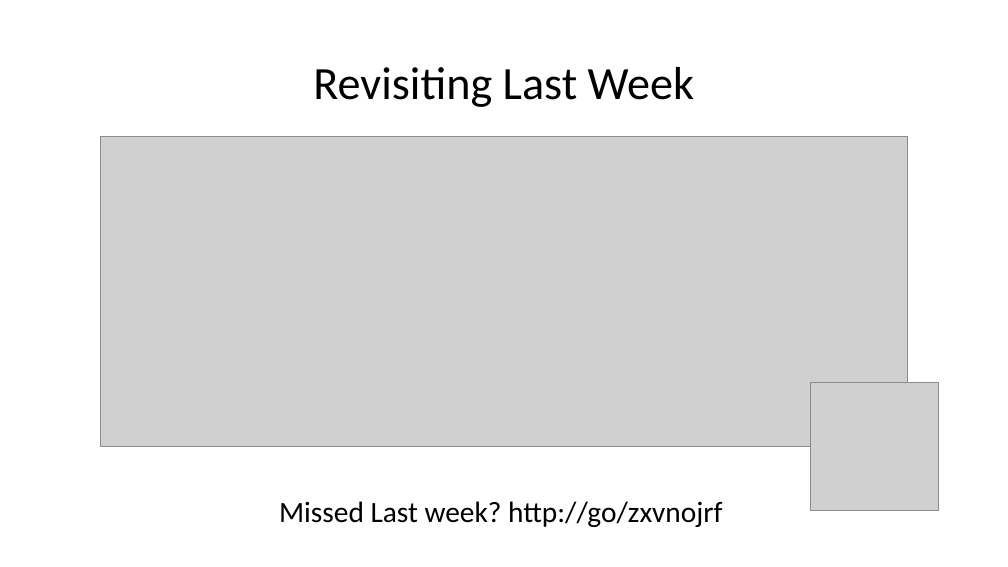
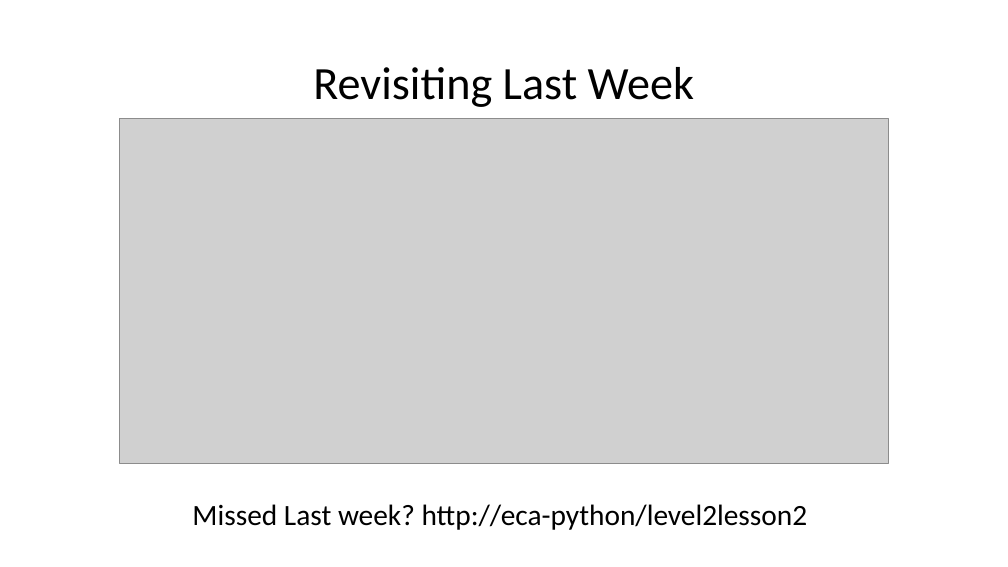
Before and after one commit to wilkotom/python_examples, a slide deck: slide 2 of Python Level 2/Lesson 2/Session 2.pptx. Drawn at 1008x567 pixels with LibreOffice and Linux fonts; fonts in the diff are those of the drawing; grey boxes stand for pictures. Boxes give left, top, right and bottom in pixels: in the first picture for what was removed or moved away, otherwise in the second. Text is boxed around its words. In the diff, an @@ line names an element or a change of style, - is before the commit and + after.

```diff
--- a/Python Level 2/Lesson 2/Session 2.pptx
+++ b/Python Level 2/Lesson 2/Session 2.pptx
@@ picture: place and size @@
-picture at [100,137,907,447]
+picture at [119,119,889,464]
@@ picture removed at [811,383,939,511] @@
@@ text at [192,504,808,530]: text changed @@
-Missed Last week? http://go/zxvnojrf
+Missed Last week? http://eca-python/level2lesson2
```
Also in this commit, not shown: 4 other slides changed.
